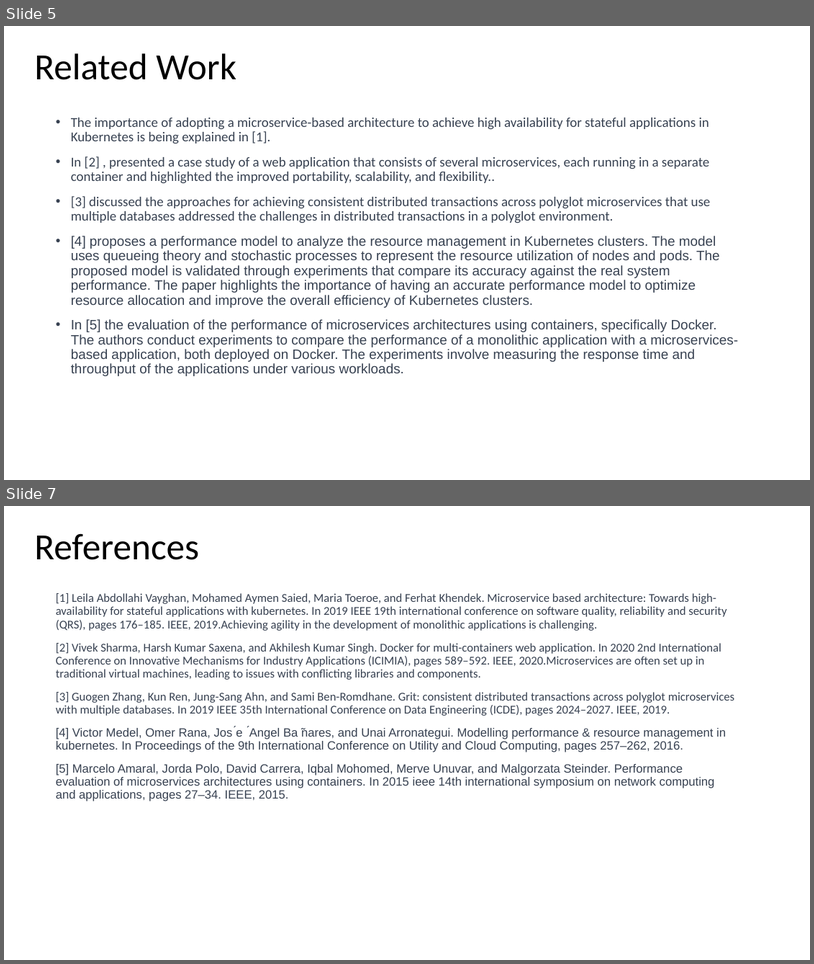
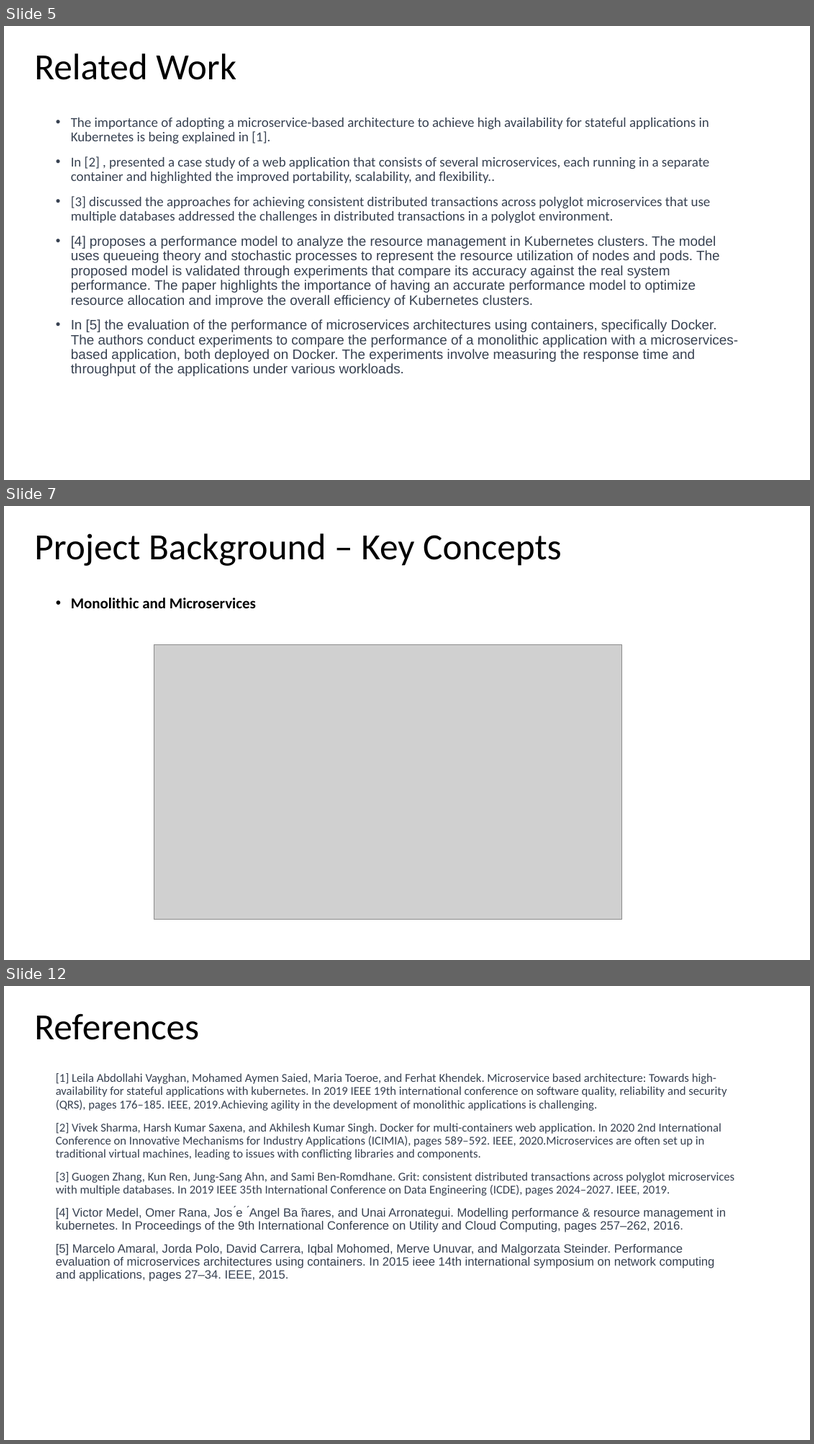
Before and after one commit to vyepuri/capstone-project-team5, a slide deck: Presentations/Presentation.pptx. Shown one above the other, each under a label of ours: slides 5 and 7 before the commit, slides 5, 7 and 12 after it; the slides between them are not shown. The pictures are 814x964 and 814x1444 pixels, drawn with LibreOffice and Linux fonts; fonts in the diff are those of the drawing; grey boxes stand for pictures. Boxes give left, top, right and bottom in pixels: in the first picture for what was removed or moved away, otherwise in the second. Text is boxed around its words. In the diff, an @@ line names an element or a change of style, - is before the commit and + after.

```diff
--- a/Presentations/Presentation.pptx
+++ b/Presentations/Presentation.pptx
@@ slide 7 added at box(4, 506, 810, 960), background #FFFFFF @@
@@ title added at box(34, 533, 562, 566), 44 pt, text #000000 @@
+Project Background – Key Concepts
@@ text added at box(71, 597, 256, 608), 18 pt, text #000000, bold @@
+• Monolithic and Microservices
@@ picture added at box(154, 644, 622, 919) @@
@@ what was slide 7 is now slide 12 @@
```
Also in this commit, not shown: 4 slides changed, 5 other slides added.
